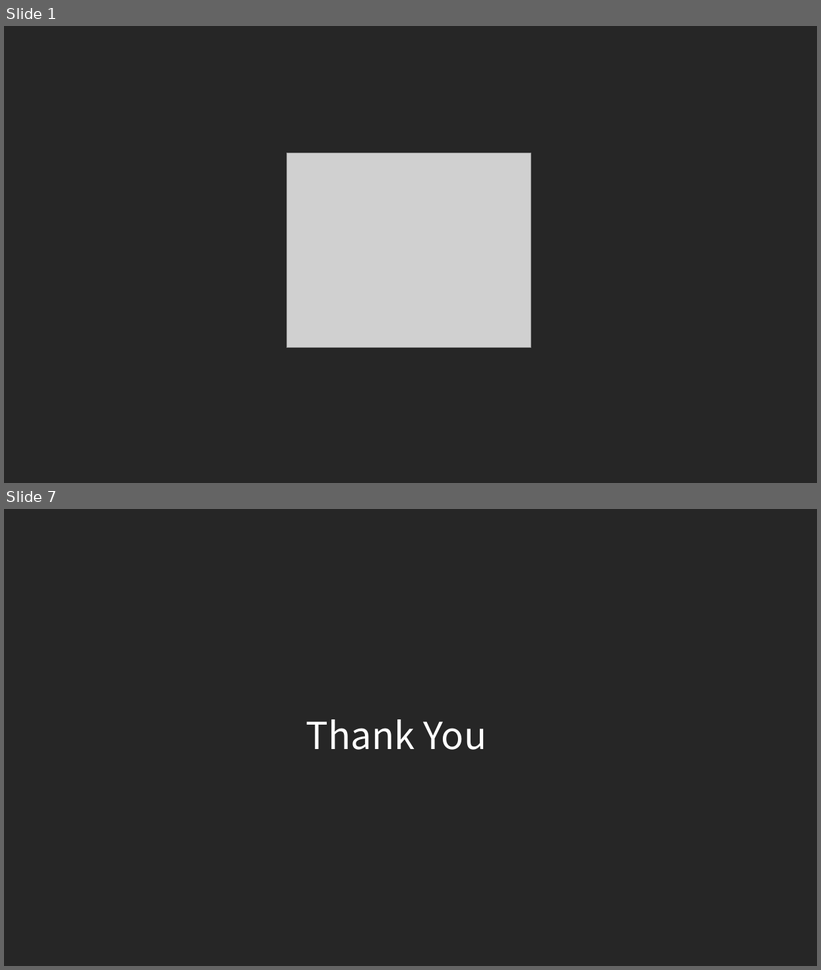
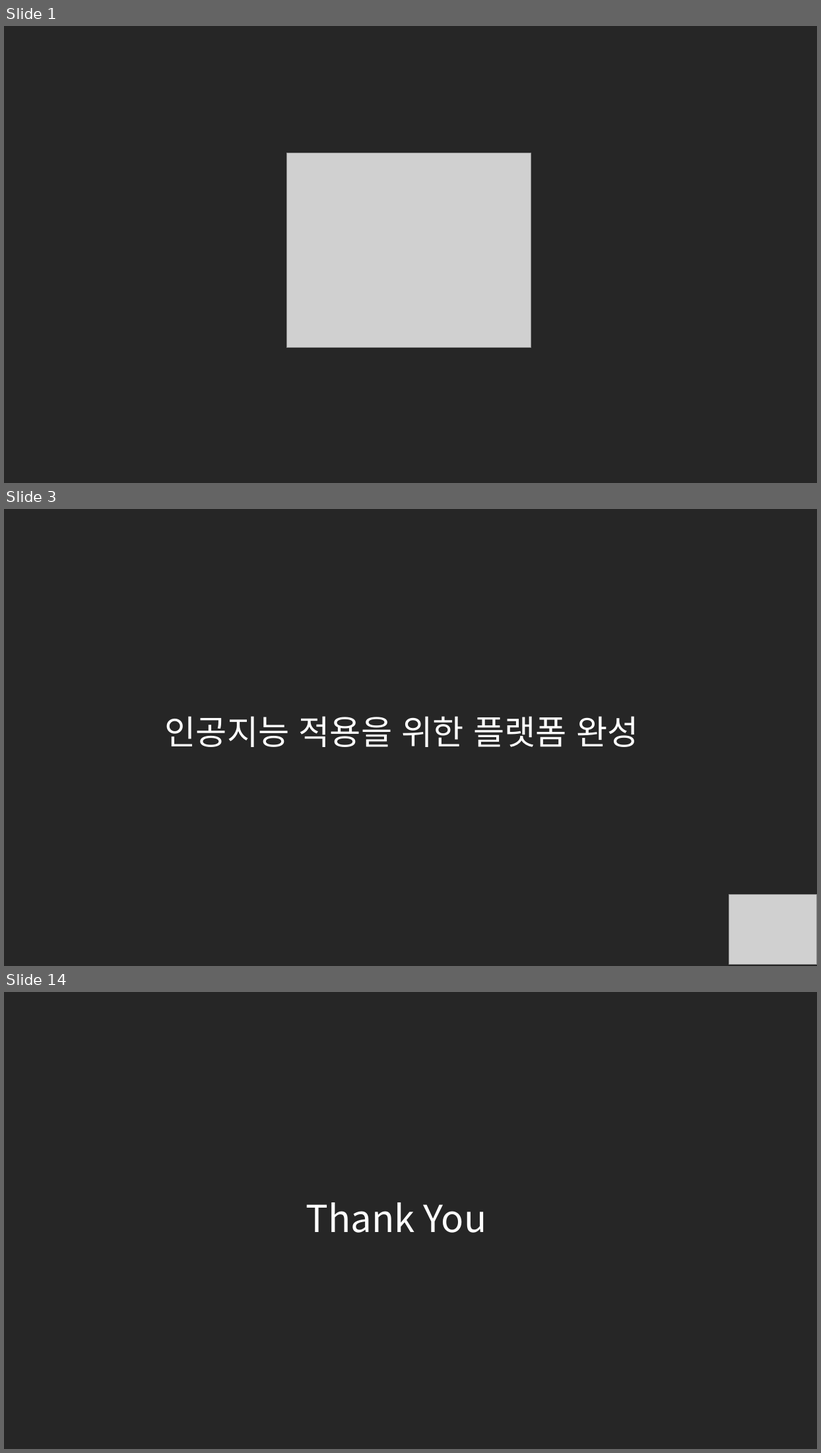
Before and after one commit to commadev/commadev.github.io, a slide deck: assets/documents/190411 Snake.pptx. Shown one above the other, each under a label of ours: slides 1 and 7 before the commit, slides 1, 3 and 14 after it; the slides between them are not shown. The pictures are 821x970 and 821x1453 pixels, drawn with LibreOffice and Linux fonts; fonts in the diff are those of the drawing; grey boxes stand for pictures. Boxes give left, top, right and bottom in pixels: in the first picture for what was removed or moved away, otherwise in the second. Text is boxed around its words. In the diff, an @@ line names an element or a change of style, - is before the commit and + after.

```diff
--- a/assets/documents/190411 Snake.pptx
+++ b/assets/documents/190411 Snake.pptx
@@ slide 3 added at [4,509,817,966], background #262626 @@
@@ text added at [165,716,638,747], 40 pt, text #FFFFFF @@
+인공지능 적용을 위한 플랫폼 완성
@@ picture added at [729,895,817,965] @@
@@ what was slide 7 is now slide 14 @@
```
Also in this commit, not shown: 2 slides changed, 9 other slides added, 3 slides removed.
